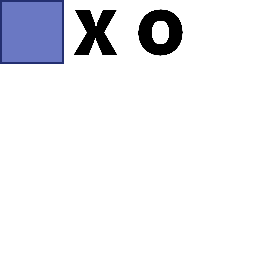
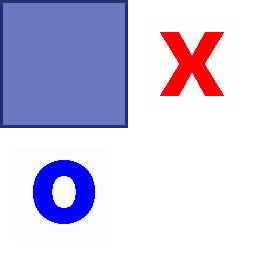
Layers edited between the first and the second 256x256 image:
hid "Tiles" over [2, 0, 183, 64]
added layer "Tiles #2" (1%) above "Tiles #1" over [15, 22, 236, 241]
added layer "Tiles #1" above "Tiles #3" over [0, 0, 224, 224]
